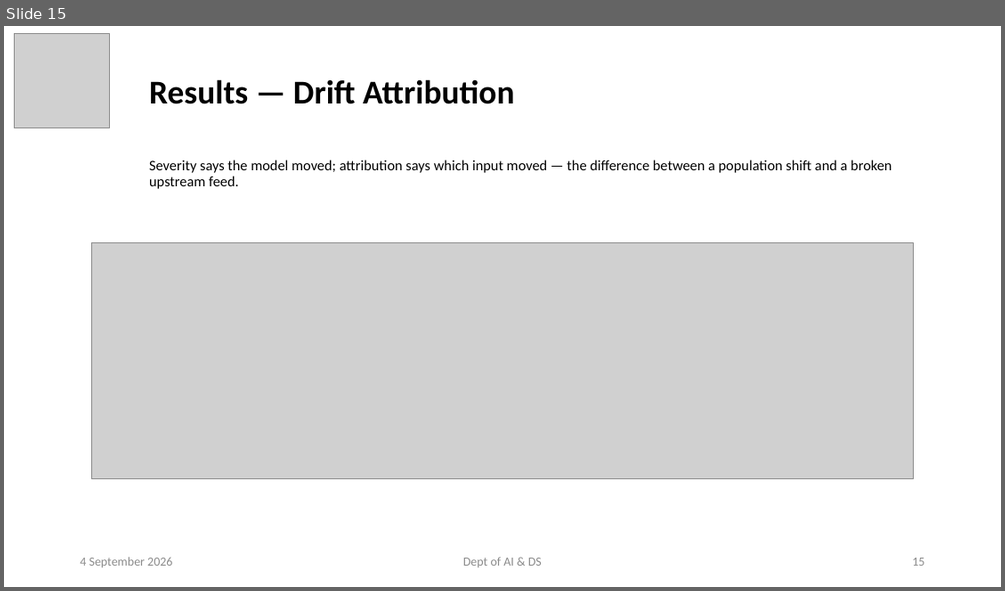
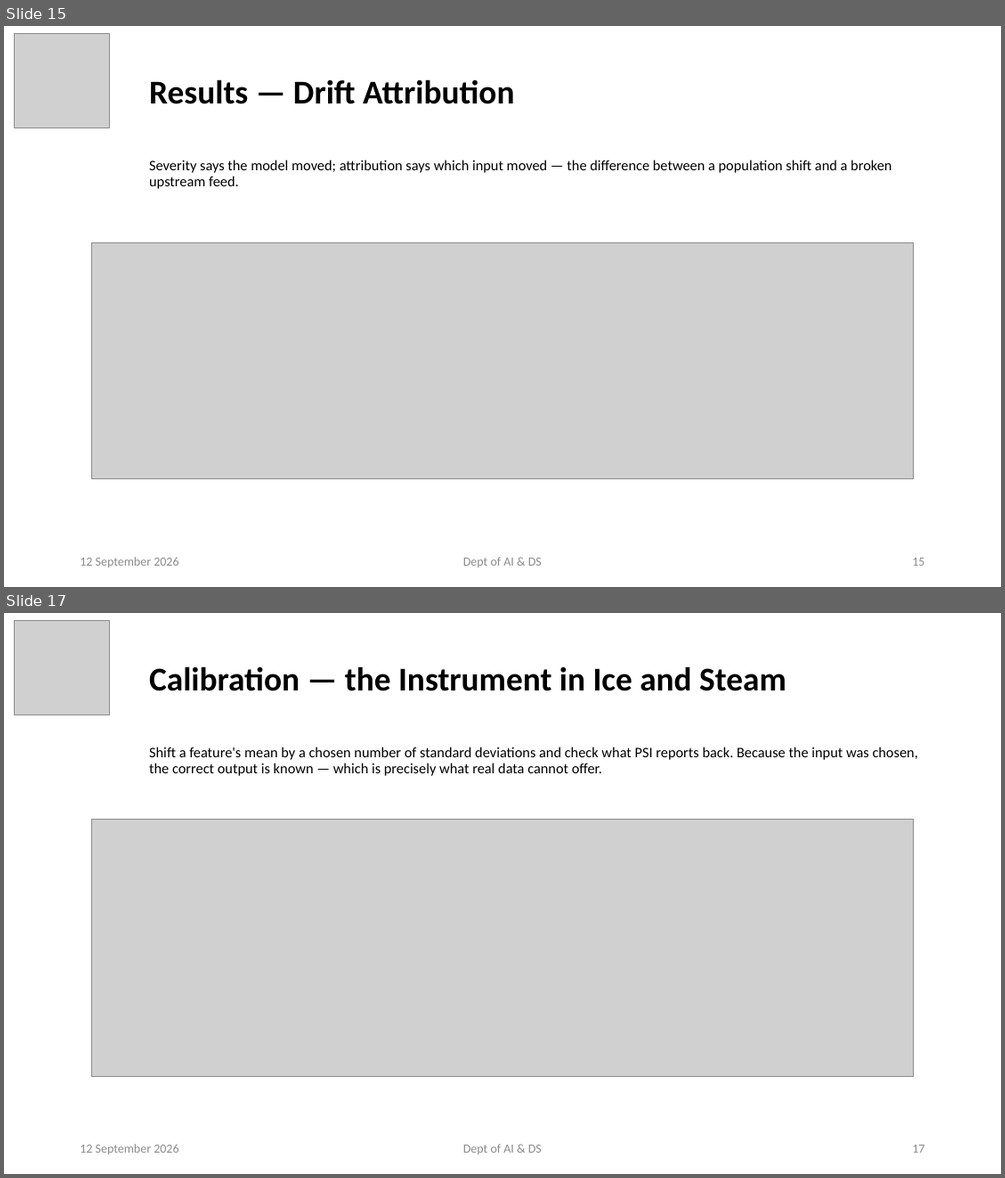
Before and after one commit to ayushpandey0201/custos, a slide deck: docs/presentations/Custos_Phase2_Review1.pptx. Shown one above the other, each under a label of ours: slide 15 before the commit, slides 15 and 17 after it; the slides between them are not shown. The pictures are 1005x591 and 1005x1178 pixels, drawn with LibreOffice and Linux fonts; fonts in the diff are those of the drawing; grey boxes stand for pictures. Boxes give left, top, right and bottom in pixels: in the first picture for what was removed or moved away, otherwise in the second. Text is boxed around its words. In the diff, an @@ line names an element or a change of style, - is before the commit and + after.

```diff
--- a/docs/presentations/Custos_Phase2_Review1.pptx
+++ b/docs/presentations/Custos_Phase2_Review1.pptx
@@ slide 17 added at [4, 613, 1001, 1174], background #FFFFFF @@
@@ picture added at [15, 620, 109, 714] @@
@@ title added at [149, 666, 786, 691], 32 pt, text #000000, bold @@
+Calibration — the Instrument in Ice and Steam
@@ subtitle added at [149, 747, 918, 776], 14 pt, text #000000 @@
+Shift a feature's mean by a chosen number of standard deviations and check what PSI reports back. Because the input was chosen, the correct output is known — which is precisely what real data cannot offer.
@@ picture added at [91, 819, 914, 1077] @@
@@ text added at [80, 1143, 178, 1154], 12 pt, text #8C8C8C @@
+12 September 2026
@@ text added at [463, 1143, 542, 1154], 12 pt, text #8C8C8C @@
+Dept of AI & DS
@@ page number added at [912, 1144, 924, 1152], 12 pt, text #8C8C8C @@
+17
@@ slide 15 changed as well @@
@@ text at [80, 556, 178, 567]: text changed @@
-4 September 2026
+12 September 2026
```
Also in this commit, not shown: 15 other slides changed, 5 other slides added, 18 other files.
